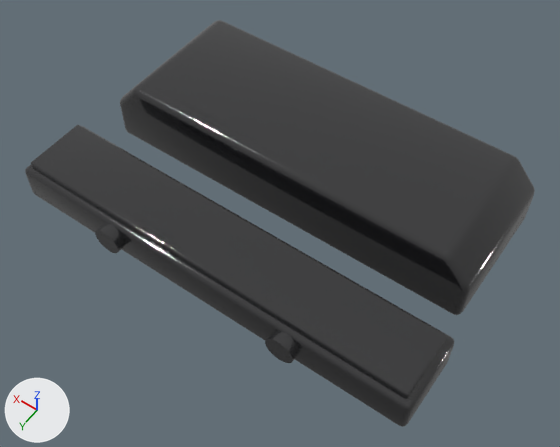
The glTF model tools/video/marble_music/assets/instruments/piano/model_black.glb, before and after one commit.
Both versions are drawn from a camera (50 mm lens) standing at (-0.432, 0.703, 0.854) and looking at (-0.024, 0.132, -0.044). The lights are fixed; the arrows at lower left show +X, +Y and +Z. The older version comes first. Vertices at exactly the same position are counted once.

Names of what the first picture shows: 'piano_black'.
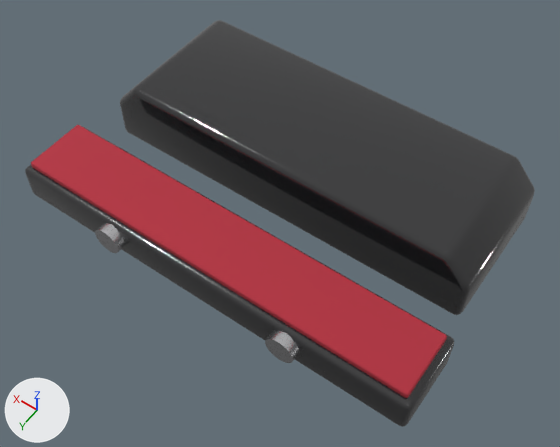
The edits, one by one:
Material 'pno_rail' (mat_pno_rail) is new.
Its base color is (0.02, 0.02, 0.022) (black #272729).
Its roughness is 0.25.
Its coat weight is 0.8.
Material 'pin' (mat_pin) is new.
Its base color is (0.7, 0.7, 0.72) (light grey #dadadd).
Its metallic is 1.0.
Its roughness is 0.25.
Material 'pno_felt' (mat_pno_felt) is new.
Its base color is (0.45, 0.03, 0.05) (red #b3303f).
Its roughness is 0.95.
me_piano_black has 400 vertices, 780 faces and spans x -0.33..0.33, y -0.11..0.31, z -0.07..0.045.
me_piano_black is used by ob_piano_black; location (0.0, 0.0, 0.0).
me_piano_black part 1: all 16 faces centred in x -0.107, y 0.175..0.295, z -0.065..-0.005 switch from mat_piano_body_black (black #212123) to mat_pno_rail (black #272729).
me_piano_black part 2: all 16 faces centred in x 0.107, y 0.175..0.295, z -0.065..-0.005 switch from mat_piano_body_black (black #212123) to mat_pno_rail (black #272729).
me_piano_black part 3: all 78 faces centred in x -0.32..-0.317, y 0.185..0.285, z -0.006..0.006 switch from mat_piano_body_black (black #212123) to mat_pno_felt (red #b3303f).
me_piano_black part 4: all 78 faces centred in x 0.317..0.32, y 0.185..0.285, z -0.006..0.006 switch from mat_piano_body_black (black #212123) to mat_pno_felt (red #b3303f).
me_piano_black part 5: all 32 faces centred in x -0.106..0.106, y 0.185..0.285, z -0.006..0.006 switch from mat_piano_body_black (black #212123) to mat_pno_felt (red #b3303f).
me_piano_black part 6: all 60 faces centred in x -0.171..-0.129, y 0.2..0.31, z -0.051..-0.009 switch from mat_piano_body_black (black #212123) to mat_pin (light grey #dadadd).
me_piano_black part 7: all 60 faces centred in x 0.129..0.171, y 0.2..0.31, z -0.051..-0.009 switch from mat_piano_body_black (black #212123) to mat_pin (light grey #dadadd).

Boxes [x1, y1, x2, y2] around the edits, measured in the pictures (560 x 447 px):
part 1 of me_piano_black, recoloured: [32, 164, 450, 401] in both
part 2 of me_piano_black, edited (looks the same): [27, 126, 448, 420] in both
part 3 of me_piano_black, recoloured: [405, 335, 447, 398] in both
part 4 of me_piano_black, recoloured: [31, 125, 77, 166] in both
part 5 of me_piano_black, recoloured (black to red): [31, 125, 446, 397] in both
part 6 of me_piano_black, recoloured (black to light grey): [265, 331, 300, 363] in both
part 7 of me_piano_black, recoloured (black to light grey): [95, 223, 125, 253] in both
